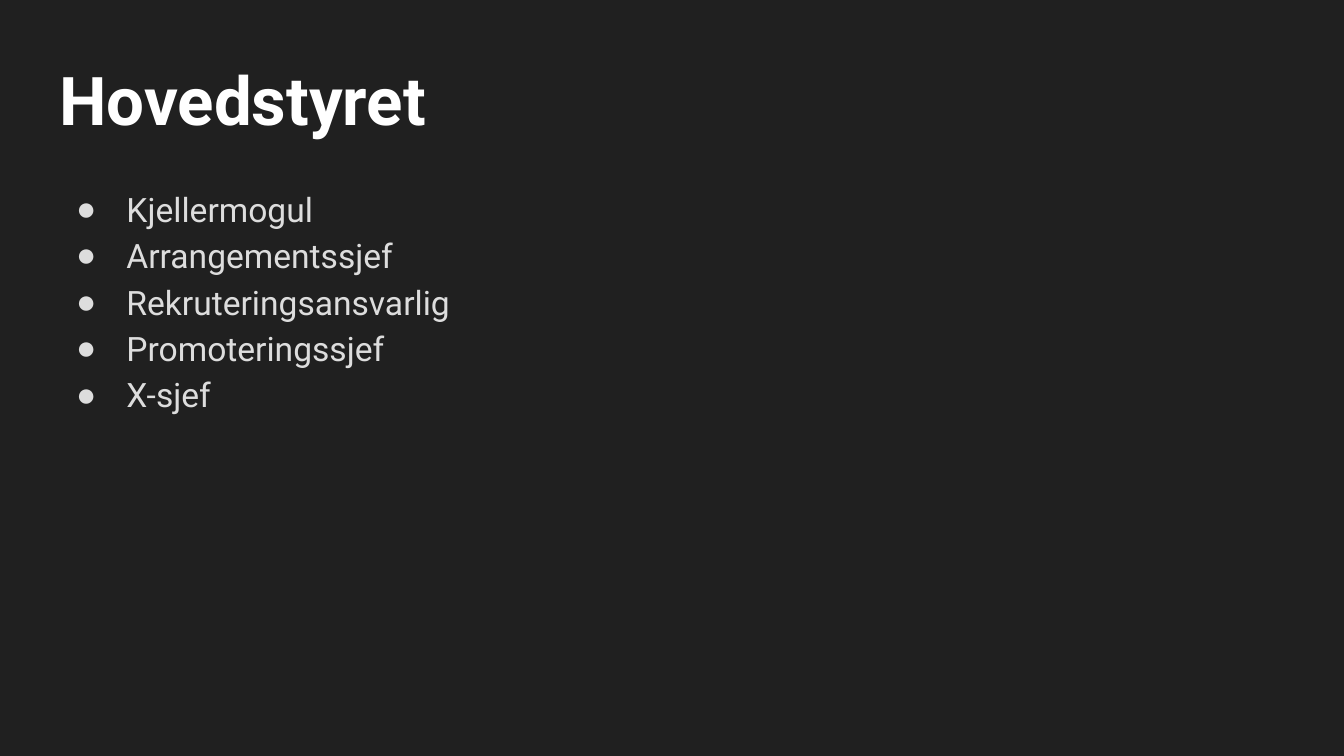
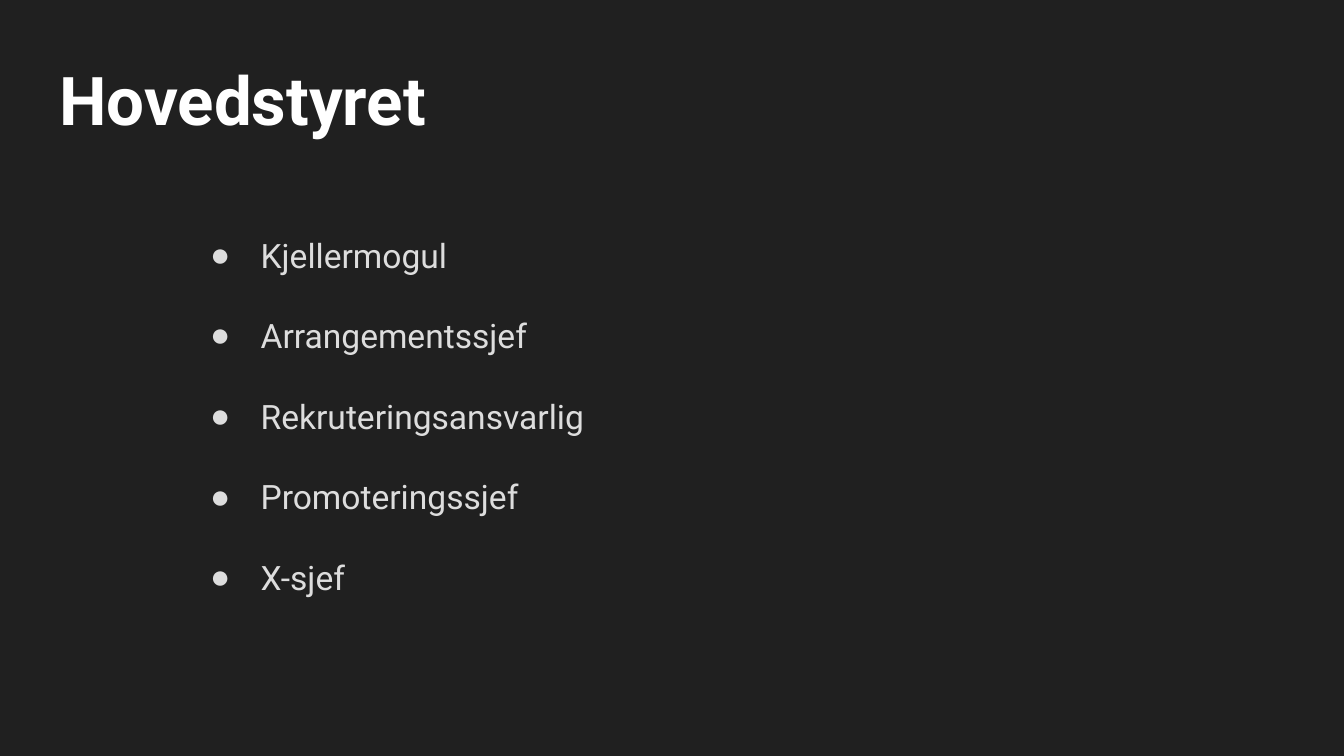
Before and after one commit to cybernetisk/docs, a slide deck: slide 16 of generalforsamling/21H/Generalforsamling H2021.pptx. Drawn at 1344x756 pixels with LibreOffice and Linux fonts; fonts in the diff are those of the drawing; background and template pictures are left out. Boxes give left, top, right and bottom in pixels: in the first picture for what was removed or moved away, otherwise in the second. Text is boxed around its words. In the diff, an @@ line names an element or a change of style, - is before the commit and + after.

```diff
--- a/generalforsamling/21H/Generalforsamling H2021.pptx
+++ b/generalforsamling/21H/Generalforsamling H2021.pptx
@@ text "Kjellermogul": place and size @@
-text "Kjellermogul" at [126, 197, 449, 414]
+text "Kjellermogul" at [261, 243, 584, 597]
@@ text "Kjellermogul" at [261, 243, 584, 597]: line spacing 1.15 to 2 @@
```
Also in this commit, not shown: 2 other slides changed, 24 slides added, 5 slides removed, 3 other files.
